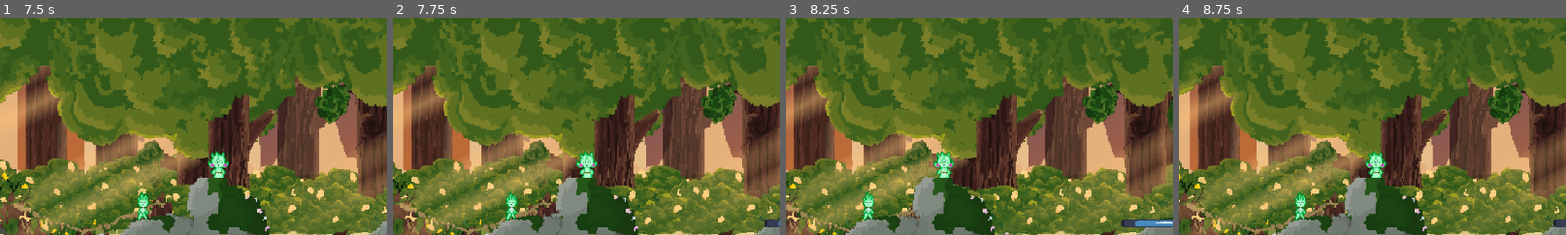
Above: before the commit, frames 1-4 (left to right).
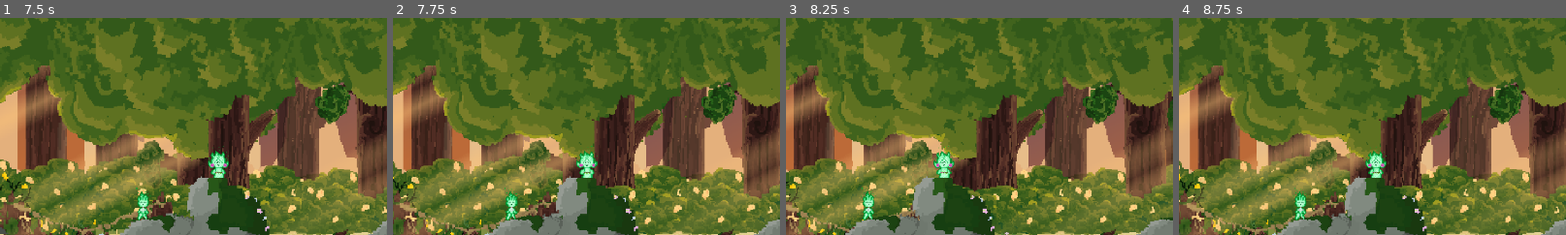
Above: after the commit, the same moments.

Repository: AlexReidNZ/Into-The-Pixie-Kingdom
Game: Godot game, scene res://Scenes/Levels/level_1.tscn
The game is run twice, just before and just after one commit, with the same random seed, the same clock (stepped at 60 frames per second) and the same inputs. The engine's default icon, where the game draws it, is replaced by a stand-in: a white triangle on a blue panel in a dark square.
Inputs (mouse positions are % of the whole screen's width and height, from its top left):
- Up to frame 1 (7.5 s): tap Enter (ui_accept) at 0.5 s; move the mouse to (45, 70) at 0.52 s; press the mouse at (45, 70) at 0.53 s; hold Right (move_right) 0.53-2.03 s; tap Space (jump) at 0.77, 1.52, 3.02, 3.77, 4.52, 6.02, 6.77 s; move the mouse to (80, 65) at 1.27 s; release the mouse at (80, 65) at 1.28 s; tap R (rotate puzzle piece) at 1.35, 3.6, 5.85 s; move the mouse to (20, 35) at 2.02 s; hold Shift (run) 2.03-2.78 s; hold Left (move_left) 2.03-4.28 s; move the mouse to (55, 50) at 2.77 s; click (55, 50) at 2.85 s; move the mouse to (35, 25) at 3.52 s; move the mouse to (72, 45) at 4.27 s; hold Right (move_right) from 4.28 s (still down); tap Shift (run) at 4.35 s; move the mouse to (30, 55) at 5.02 s; press the mouse at (30, 55) at 5.03 s; move the mouse to (60, 28) at 5.77 s; release the mouse at (60, 28) at 5.78 s; move the mouse to (45, 70) at 6.52 s; hold Shift (run) 6.53-7.28 s; move the mouse to (80, 65) at 7.27 s; click (80, 65) at 7.35 s
- Up to frame 2 (7.75 s): keep holding Right (move_right); tap Space (jump) at 7.52 s
- Up to frame 3 (8.25 s): move the mouse to (20, 35) at 8.02 s; release Right (move_right) at 8.03 s; hold Left (move_left) from 8.03 s (still down); tap R (rotate puzzle piece) at 8.1 s
- Up to frame 4 (8.75 s): keep holding Left (move_left)
The pictures show only the part of the screen within x 50-100%, y 45-95%; the shares and areas given below are measured in that part.

Frame 1 is identical in both runs. In frame 2, 0.1% of the frame differs, in the area x 95-100%, y 92-97%; in frame 3, 0.5%, in the area x 86-100%, y 92-97%; in frame 4, 0.1%.

Commit message:
chore: add puzzles to level 1 scene

Diff:
--- a/Scenes/Levels/level_1.tscn
+++ b/Scenes/Levels/level_1.tscn
@@ -27,6 +27,15 @@
 [ext_resource type="PackedScene" uid="uid://cdsd4l7hvxuqn" path="res://Scenes/npc_body.tscn" id="23_yprgw"]
 [ext_resource type="Texture2D" uid="uid://c4crobg2ixorf" path="res://Sprites/Lamina.png" id="24_x36lw"]
 [ext_resource type="Texture2D" uid="uid://ctu5riag25ib1" path="res://Sprites/Hedera.png" id="25_jp23x"]
+[ext_resource type="PackedScene" uid="uid://cjh0ek7l4pjl8" path="res://Scenes/Puzzle/puzzle_indicator.tscn" id="28_m5tlm"]
+[ext_resource type="Texture2D" uid="uid://bcedy17mltjap" path="res://Sprites/Puzzle/worldSprites/Begining puzzle.png" id="28_q2xun"]
+[ext_resource type="Texture2D" uid="uid://cfogq20d8e7kt" path="res://Sprites/Puzzle/worldSprites/Broken Bridge.png" id="29_y6ysw"]
+[ext_resource type="Texture2D" uid="uid://uicaseo12kg1" path="res://Sprites/Puzzle/worldSprites/Broken Tree.png" id="30_577wq"]
+[ext_resource type="PackedScene" uid="uid://bhs05ayfbjvxk" path="res://Scenes/Puzzle/puzzle.tscn" id="32_58wvc"]
+[ext_resource type="PackedScene" uid="uid://d0q7ekijn3xcg" path="res://Scenes/Puzzle/puzzle02.tscn" id="33_rqe47"]
+[ext_resource type="Texture2D" uid="uid://dh5ntwaktn4la" path="res://Sprites/Puzzle/worldSprites/Fixed Bridge.png" id="34_ynee1"]
+[ext_resource type="PackedScene" uid="uid://doot1xvshlh6h" path="res://Scenes/Puzzle/puzzle03.tscn" id="35_50h6p"]
+[ext_resource type="Texture2D" uid="uid://cs2vvvlyoxyvs" path="res://Sprites/Puzzle/worldSprites/Fixed Tree.png" id="36_tnrut"]
 
 [sub_resource type="WorldBoundaryShape2D" id="WorldBoundaryShape2D_mr6wc"]
 
@@ -194,7 +203,7 @@
 position = Vector2(22, -116)
 
 [node name="Platform" type="StaticBody2D" parent="Platforms"]
-position = Vector2(746, 73)
+position = Vector2(992, 57)
 
 [node name="Icon" type="Sprite2D" parent="Platforms/Platform"]
 scale = Vector2(0.515625, 0.046875)
@@ -206,7 +215,7 @@
 shape = SubResource("RectangleShape2D_hmkuf")
 
 [node name="Platform2" type="StaticBody2D" parent="Platforms"]
-position = Vector2(628, 87)
+position = Vector2(876, 75)
 
 [node name="Icon" type="Sprite2D" parent="Platforms/Platform2"]
 scale = Vector2(0.515625, 0.046875)
@@ -218,7 +227,7 @@
 shape = SubResource("RectangleShape2D_hmkuf")
 
 [node name="Platform3" type="StaticBody2D" parent="Platforms"]
-position = Vector2(876, 85)
+position = Vector2(1112, 39)
 
 [node name="Icon" type="Sprite2D" parent="Platforms/Platform3"]
 scale = Vector2(0.515625, 0.046875)
@@ -228,3 +237,43 @@
 [node name="CollisionShape2D" type="CollisionShape2D" parent="Platforms/Platform3"]
 position = Vector2(33, 3)
 shape = SubResource("RectangleShape2D_hmkuf")
+
+[node name="PuzzleObjects" type="Node2D" parent="."]
+position = Vector2(1141, -44)
+
+[node name="Sprites" type="Node2D" parent="PuzzleObjects"]
+
+[node name="BeginingPuzzle" type="Sprite2D" parent="PuzzleObjects/Sprites"]
+position = Vector2(-388.5, 32)
+texture = ExtResource("28_q2xun")
+
+[node name="BrokenBridge" type="Sprite2D" parent="PuzzleObjects/Sprites"]
+position = Vector2(575, 16)
+texture = ExtResource("29_y6ysw")
+
+[node name="BrokenTree" type="Sprite2D" parent="PuzzleObjects/Sprites"]
+position = Vector2(133, -36)
+texture = ExtResource("30_577wq")
+
+[node name="Indicators" type="Node2D" parent="PuzzleObjects"]
+
+[node name="PuzzleIndicator" parent="PuzzleObjects/Indicators" node_paths=PackedStringArray("sprite_object") instance=ExtResource("28_m5tlm")]
+position = Vector2(-388.5, -8)
+puzzle_scene = ExtResource("32_58wvc")
+puzzle_group = "Puzzle1Colliders"
+fixed_sprite = ExtResource("28_q2xun")
+sprite_object = NodePath("../../Sprites/BeginingPuzzle")
+
+[node name="PuzzleIndicator2" parent="PuzzleObjects/Indicators" node_paths=PackedStringArray("sprite_object") instance=ExtResource("28_m5tlm")]
+position = Vector2(572, -31)
+puzzle_scene = ExtResource("33_rqe47")
+puzzle_group = "Puzzle2Colliders"
+fixed_sprite = ExtResource("34_ynee1")
+sprite_object = NodePath("../../Sprites/BrokenBridge")
+
+[node name="PuzzleIndicator3" parent="PuzzleObjects/Indicators" node_paths=PackedStringArray("sprite_object") instance=ExtResource("28_m5tlm")]
+position = Vector2(89, -92)
+puzzle_scene = ExtResource("35_50h6p")
+puzzle_group = "Puzzle3Colliders"
+fixed_sprite = ExtResource("36_tnrut")
+sprite_object = NodePath("../../Sprites/BrokenTree")
--- a/project.godot
+++ b/project.godot
@@ -11,9 +11,7 @@
 [application]
 
 config/name="IntothePixieKingdom"
-
 run/main_scene="res://Scenes/Levels/level_1.tscn"
-
 config/features=PackedStringArray("4.3", "Forward Plus")
 config/icon="res://Sprites/icon.svg"
 
Not shown: 1 places in Scenes/Levels/level_1.tscn that only renumber resources
Not shown: 1 places in Scenes/pause_menu.tscn that only renumber resources
Not shown: 1 places in platformer/platform_level.tscn that only renumber resources
